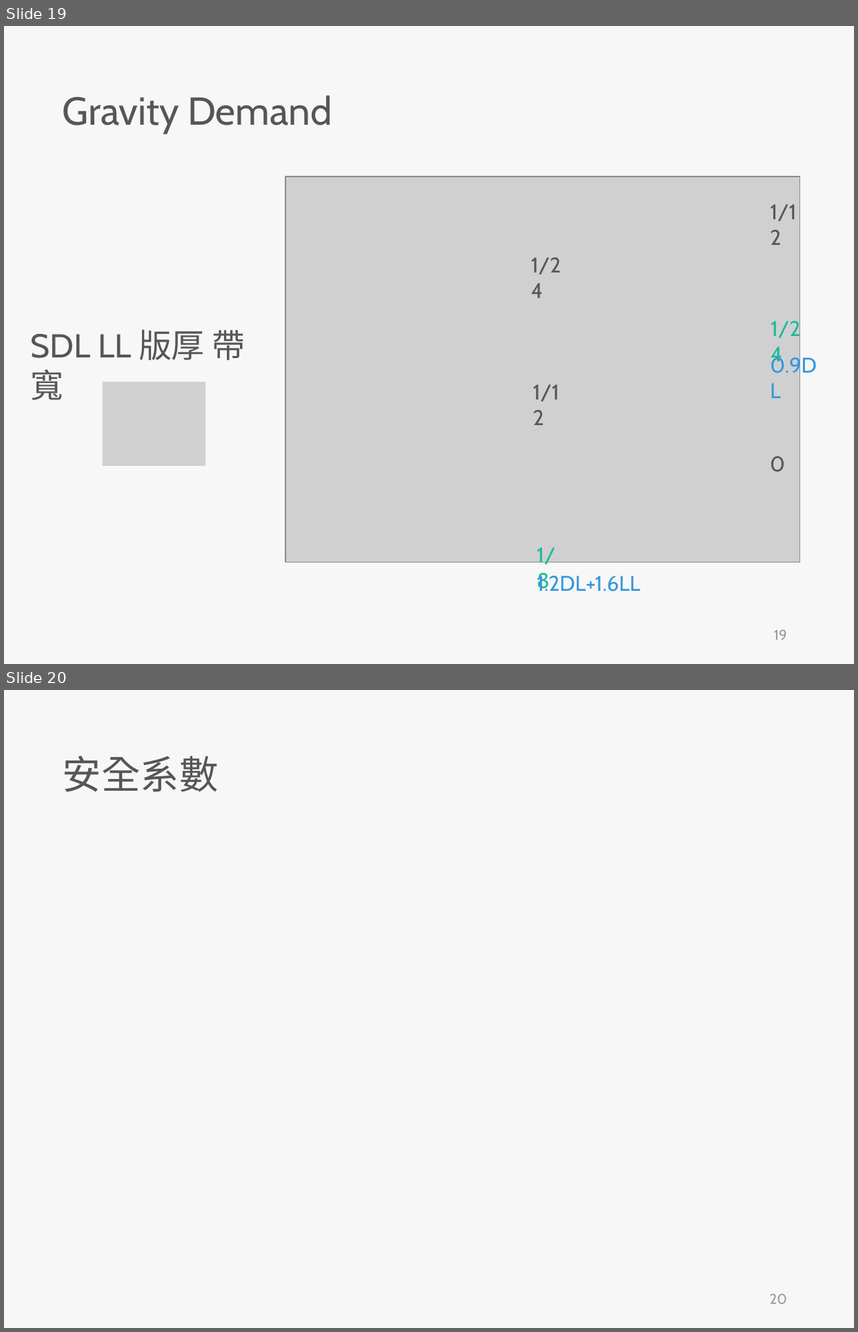
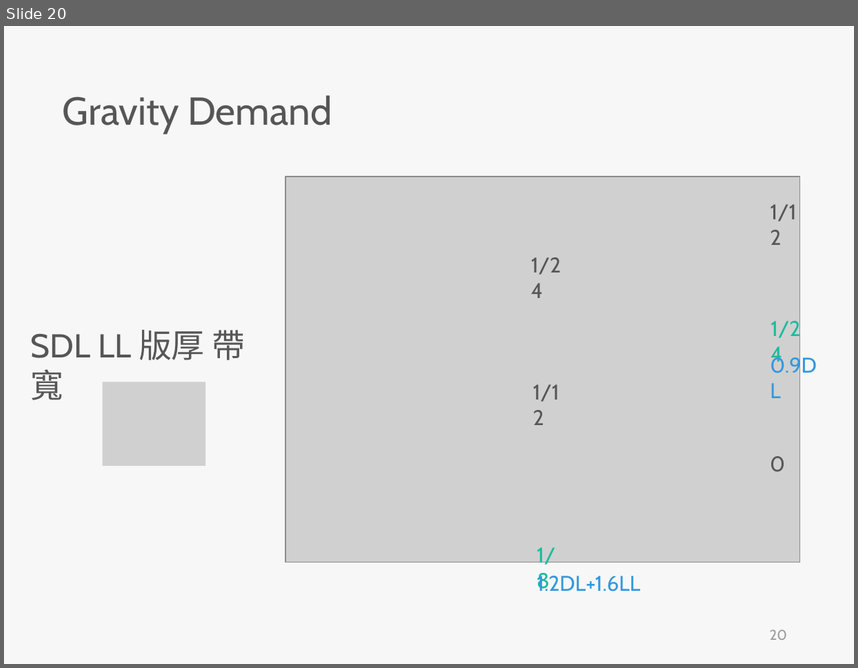
Before and after one commit to skyran1278/VbaProject, a slide deck: 20180126_SmartSplice/20180808_Meeting/SmartSplice.pptx. Shown one above the other, each under a label of ours: slides 19 and 20 before the commit, slide 20 after it. The pictures are 858x1332 and 858x668 pixels, drawn with LibreOffice and Linux fonts; fonts in the diff are those of the drawing; grey boxes stand for pictures. Boxes give left, top, right and bottom in pixels: in the first picture for what was removed or moved away, otherwise in the second. Text is boxed around its words. In the diff, an @@ line names an element or a change of style, - is before the commit and + after.

```diff
--- a/20180126_SmartSplice/20180808_Meeting/SmartSplice.pptx
+++ b/20180126_SmartSplice/20180808_Meeting/SmartSplice.pptx
@@ slide 20 removed at bbox=[4, 690, 854, 1328], background #F7F7F7 @@
@@ text removed at bbox=[63, 756, 219, 792] @@
-安全系數
@@ page number removed at bbox=[770, 1293, 787, 1303] @@
-20
@@ what was slide 19 is now slide 20 @@
@@ page number at bbox=[770, 629, 787, 639]: text changed @@
-19
+20
```
Also in this commit, not shown: 3 slides changed, 1 slide added, 3 other files.
